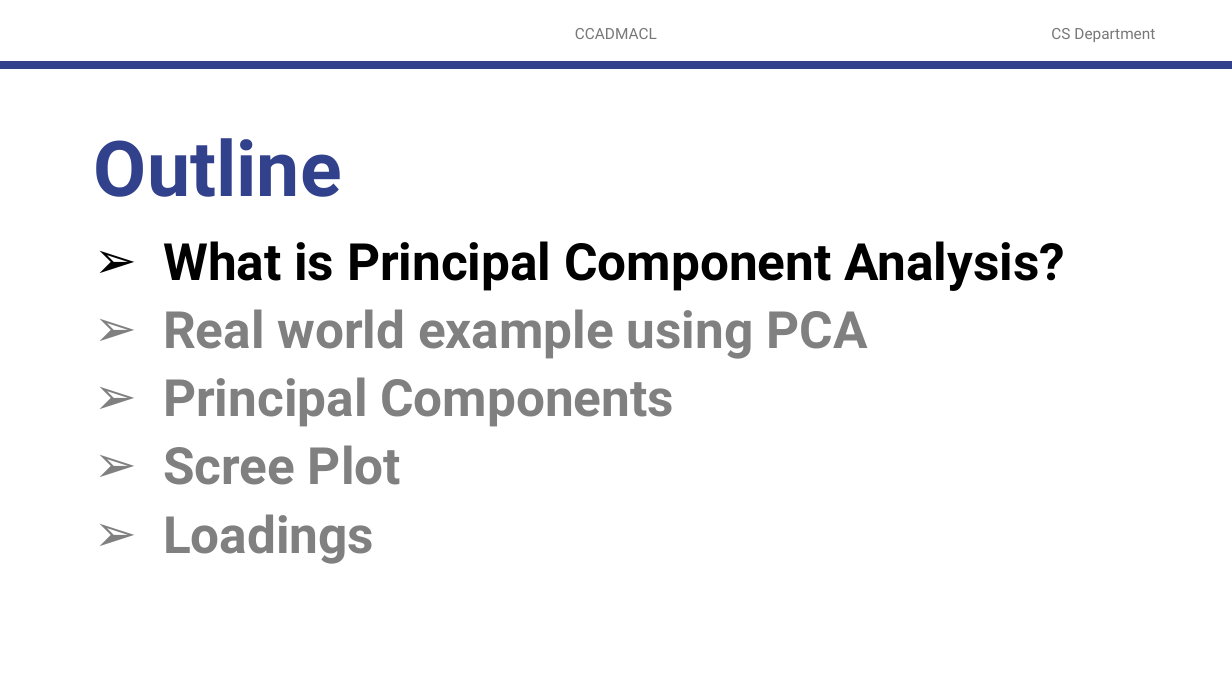
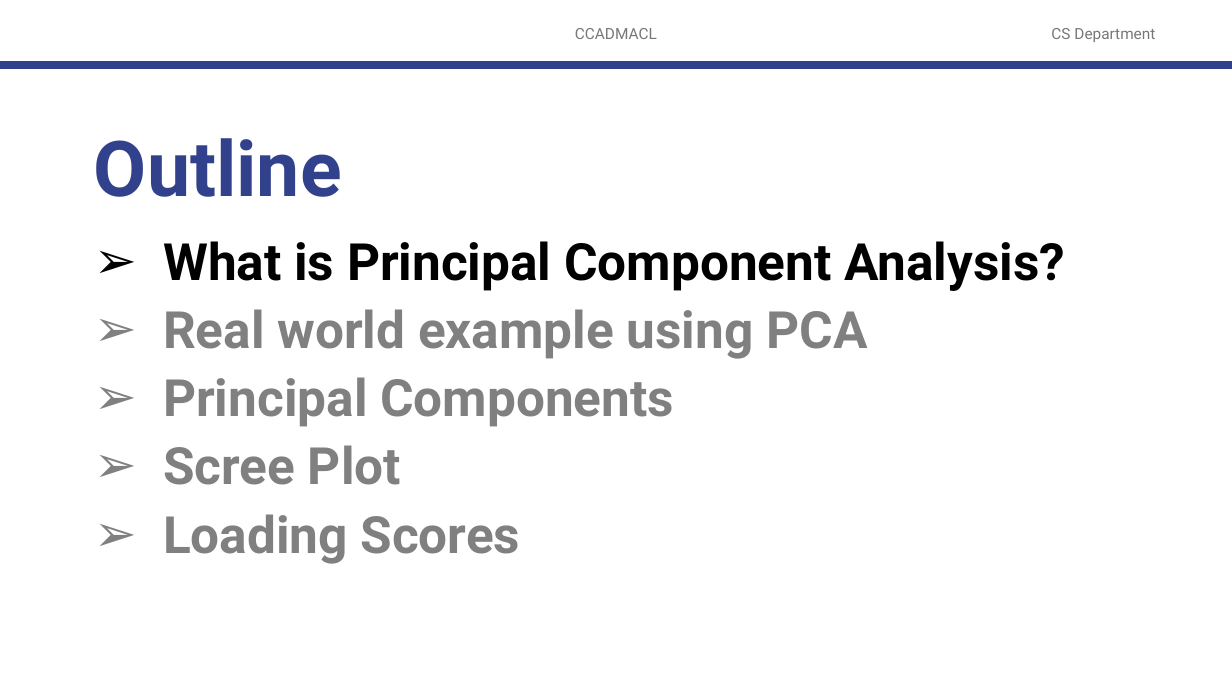
Before and after one commit to robitussin/CCADMACL, a slide deck: slide 2 of 7 - Principal Component Analysis/Introduction to Principal Component Analysis.pptx. Drawn at 1232x693 pixels with LibreOffice and Linux fonts; fonts in the diff are those of the drawing; background and template pictures are left out. Boxes give left, top, right and bottom in pixels: in the first picture for what was removed or moved away, otherwise in the second. Text is boxed around its words. In the diff, an @@ line names an element or a change of style, - is before the commit and + after.

```diff
--- a/7 - Principal Component Analysis/Introduction to Principal Component Analysis.pptx
+++ b/7 - Principal Component Analysis/Introduction to Principal Component Analysis.pptx
@@ text at (163,514,521,564): text changed @@
-➢ Loadings
+➢ Loading Scores
```
Also in this commit, not shown: 16 other slides changed.
